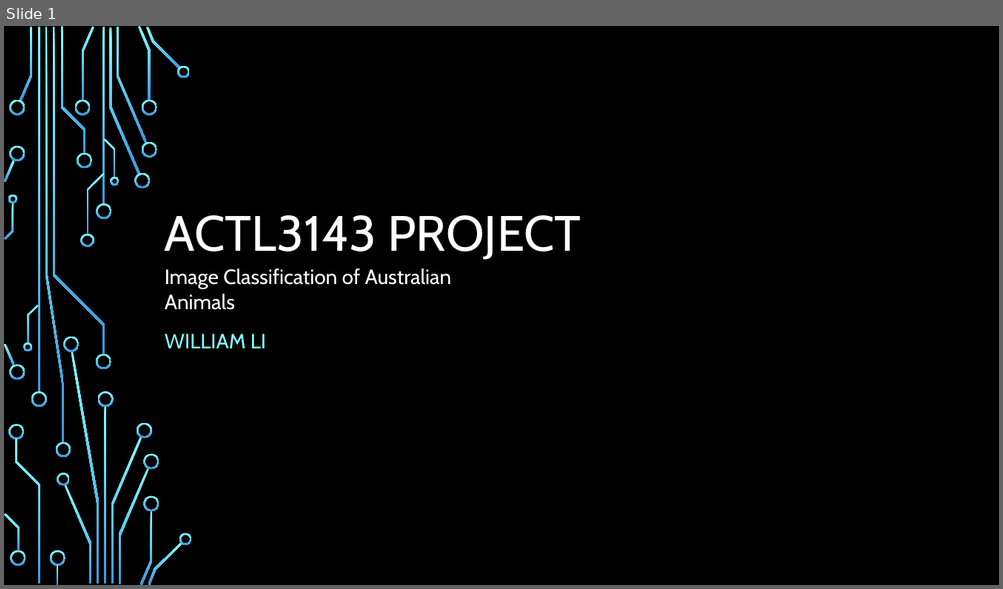
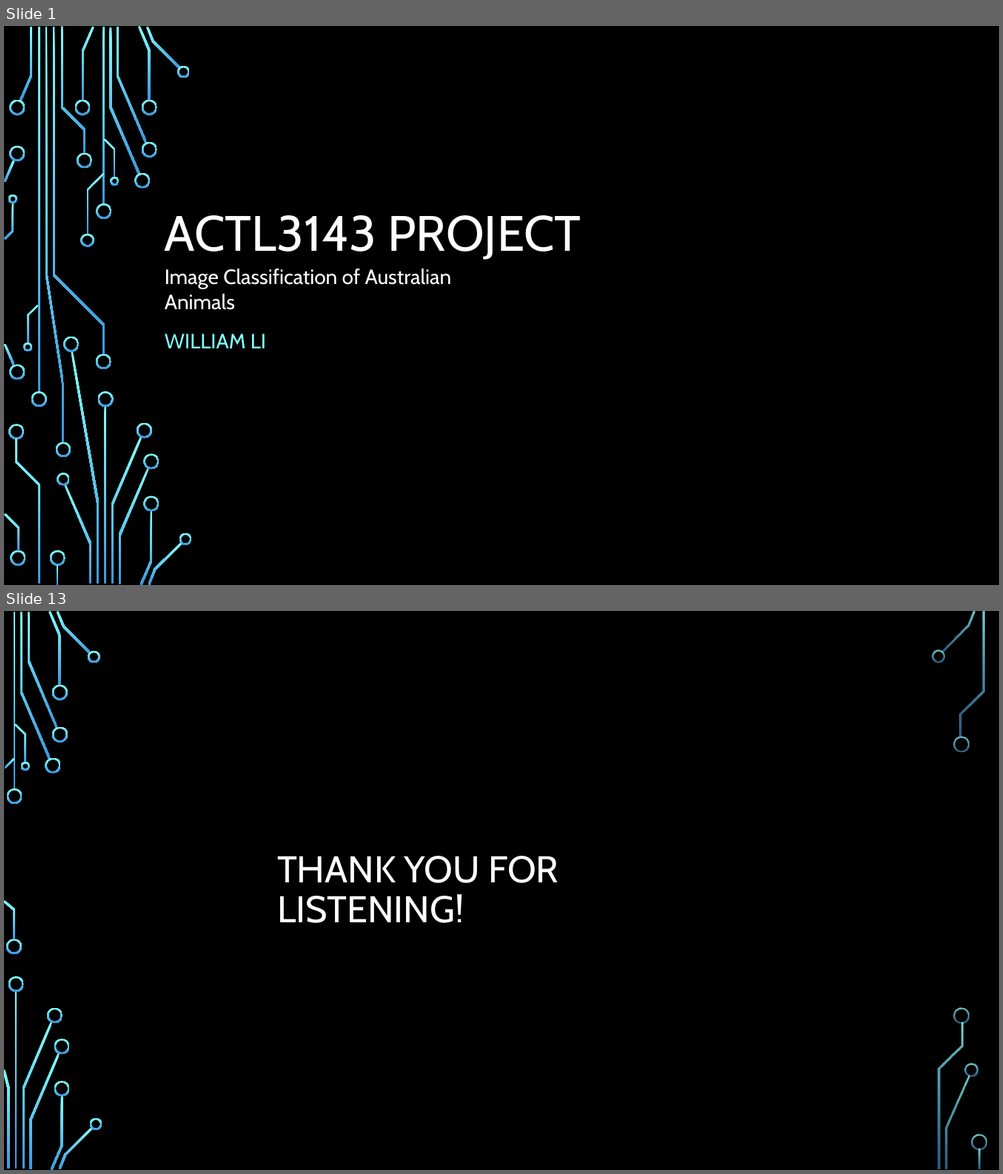
Before and after one commit to williamrjli/actl3143-project, a slide deck: ACTL3143 Video PowerPoint.pptx. Shown one above the other, each under a label of ours: slide 1 before the commit, slides 1 and 13 after it; the slides between them are not shown. The pictures are 1003x589 and 1003x1174 pixels, drawn with LibreOffice and Linux fonts; fonts in the diff are those of the drawing; background and template pictures are left out. Boxes give left, top, right and bottom in pixels: in the first picture for what was removed or moved away, otherwise in the second. Text is boxed around its words. In the diff, an @@ line names an element or a change of style, - is before the commit and + after.

```diff
--- a/ACTL3143 Video PowerPoint.pptx
+++ b/ACTL3143 Video PowerPoint.pptx
@@ slide 13 added at [4,611,999,1170], background picture (left out) @@
@@ title added at [277,856,558,923], 36 pt, text #FFFFFF @@
+THANK YOU FOR LISTENING!
@@ group added at [4,611,987,1170]: 33 freeform shapes, 3 rectangles @@
```
Also in this commit, not shown: 2 slides changed, 10 other slides added, 3 slides removed, 11 other files.
